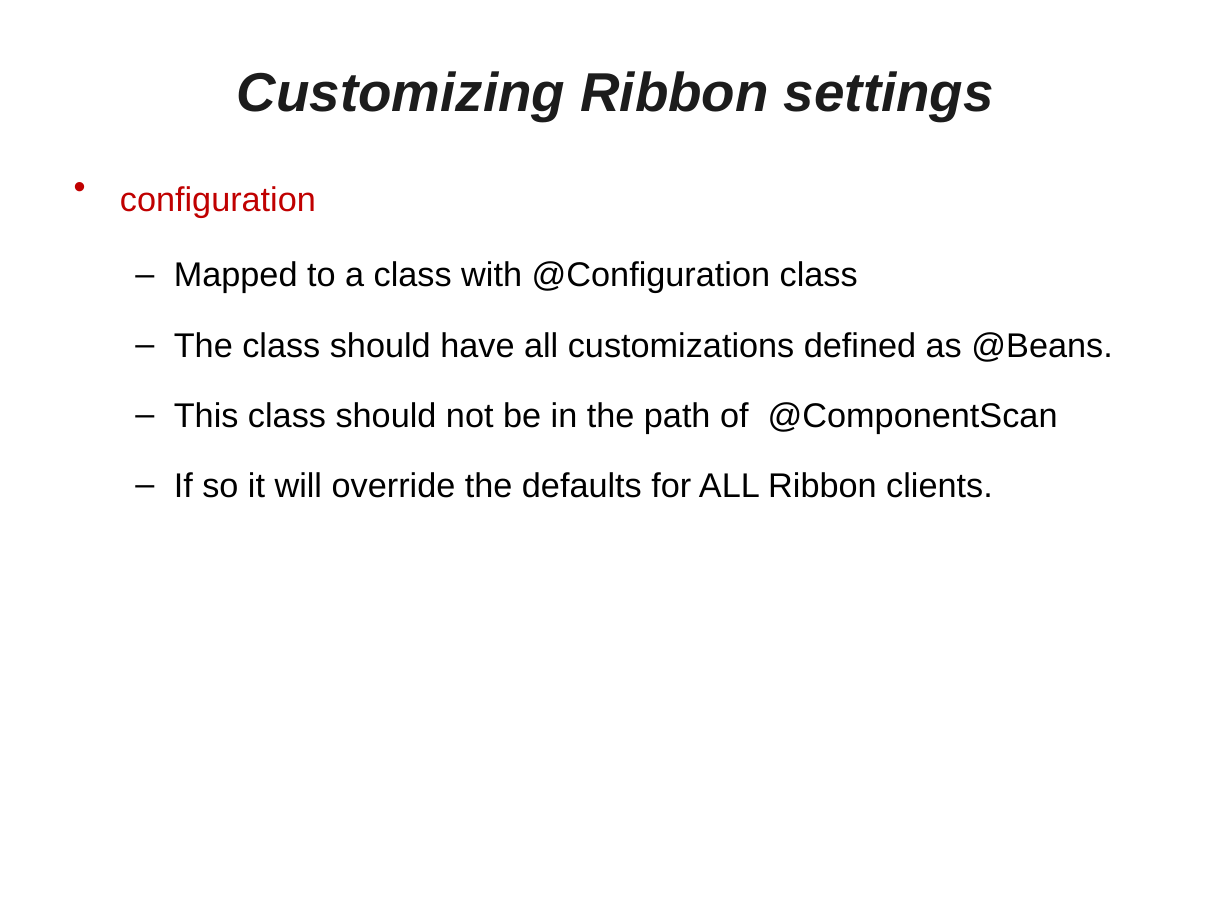
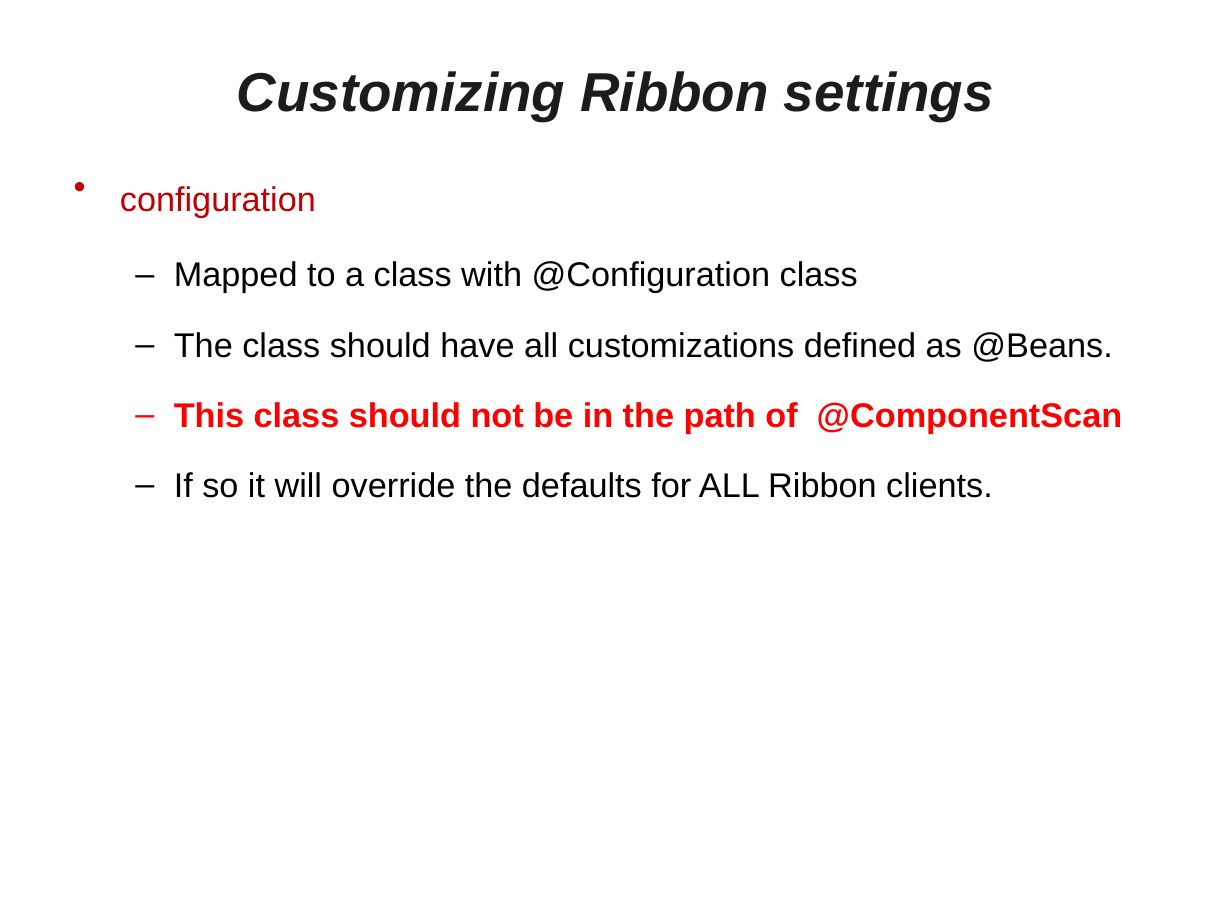
Before and after one commit to vatsank/spring_presentations, a slide deck: slide 110 of SpringMicroService_Module1_Ver01.ppt. Drawn at 1232x924 pixels with LibreOffice and Linux fonts; fonts in the diff are those of the drawing; background and template pictures are left out. Boxes give left, top, right and bottom in pixels: in the first picture for what was removed or moved away, otherwise in the second. Text is boxed around its words. In the diff, an @@ line names an element or a change of style, - is before the commit and + after.

```diff
--- a/SpringMicroService_Module1_Ver01.ppt
+++ b/SpringMicroService_Module1_Ver01.ppt
@@ text at bbox=[174, 402, 1123, 433]: text colour #000000 to #FF0000, bold on in "This class should not be in the ..."; bullet colour #000000 to #FF0000 @@
```
Also in this commit, not shown: 5 other slides changed, 5 slides added, 2 slides removed, 2 other files.
